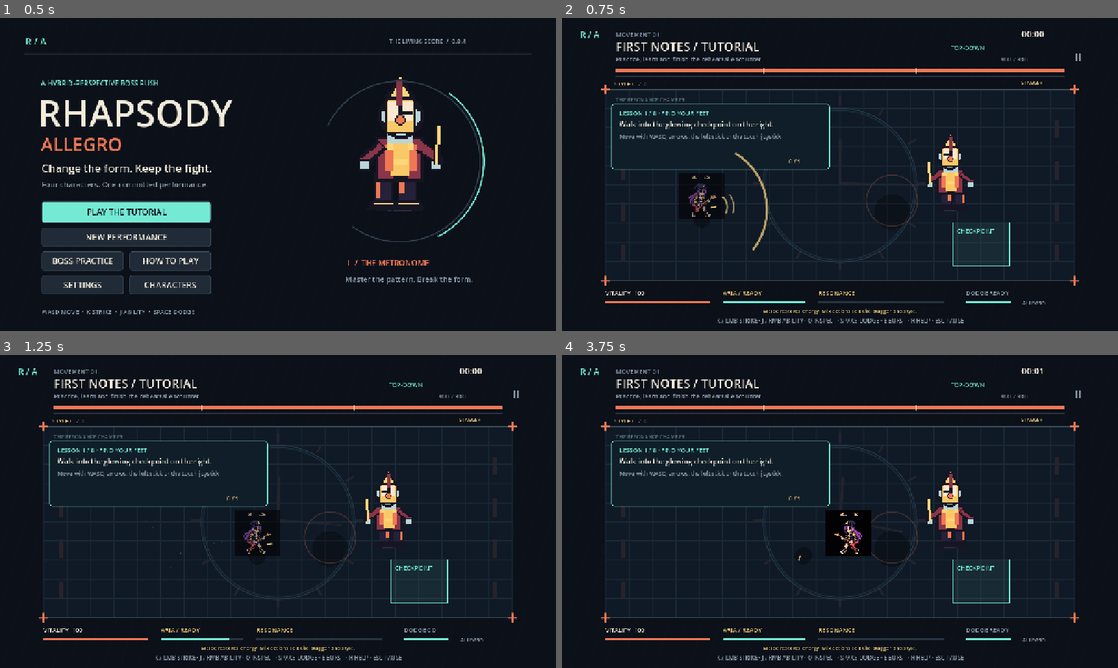
Above: before the commit, frames 1-4 (two rows, left to right).
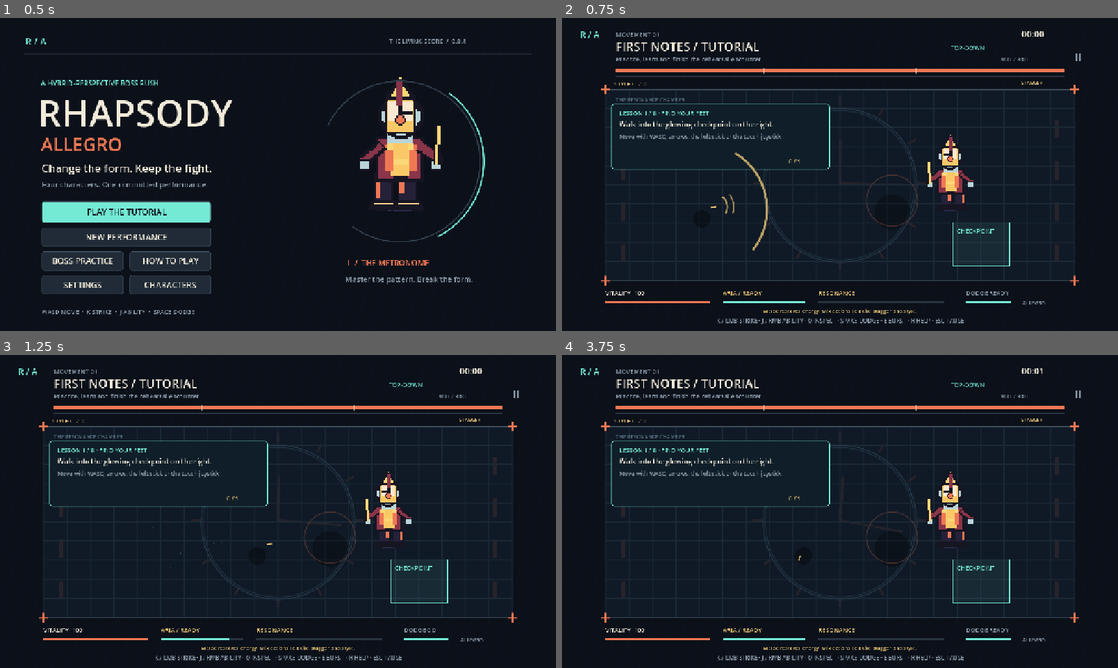
Above: after the commit, the same moments.

Repository: Unborne-Fetus/Rhapsody-Allegro
Game: Godot game, scene res://scenes/main.tscn
The game is run twice, just before and just after one commit, with the same random seed, the same clock (stepped at 60 frames per second) and the same inputs.
Inputs (mouse positions are in pixels of both pictures, inside the frame that each line leads up to):
- Up to frame 1 (0.5 s): no input
- Up to frame 2 (0.75 s): tap Enter at 0.5 s; move the mouse to (962, 158) at 0.52 s; hold D from 0.53 s (still down); tap Tab at 0.6 s; click (962, 158) at 0.67 s
- Up to frame 3 (1.25 s): keep holding D; tap Space at 0.77 s
- Up to frame 4 (3.75 s): release D at 1.25 s; drag from (728, 527) to (812, 574) at 1.27 s; move the mouse to (895, 442) at 2.02 s; hold D 2.03-2.75 s; tap P at 2.1 s; tap Space at 2.75 s; drag from (812, 574) to (673, 464) at 2.77 s; tap Enter at 3.5 s; move the mouse to (1006, 558) at 3.52 s; hold A from 3.53 s (still down); tap L at 3.6 s

Frame 1 is identical in both runs. In frame 2, 0.3% of the frame differs, in the area x 21-30%, y 49-65%; in frame 3, 0.3%; in frame 4, 1.2%, in the area x 47-56%, y 49-65%.
Error after the commit: Parse Error: Cannot infer the type of "completed" variable because the value doesn't have a set type. (res://scripts/pixel_performers.gd:17)

Commit message:
Pass 1: animate fast combos through all frames and support clean scaled pixel portraits

Diff:
--- a/scripts/pixel_performers.gd
+++ b/scripts/pixel_performers.gd
@@ -14,7 +14,8 @@
 	if g.hurt_animation > 0.0:
 		return 34 + int(g.elapsed*12.0)%2
 	if g.attack_animation > 0.0:
-		return 30 + clampi(int((0.36-g.attack_animation)*12.0),0,3)
+		var completed := 1.0-g.attack_animation/maxf(g.attack_visual_duration,0.01)
+		return 30 + clampi(int(completed*4.0),0,3)
 	if g.side:
 		if g.ground_grace <= 0.0 and absf(g.velocity.y)>35.0:
 			return 26 if g.velocity.y < -320.0 else (27 if g.velocity.y < 0.0 else (28 if g.velocity.y < 320.0 else 29))
@@ -44,19 +45,22 @@
 	if not moving: return 0
 	return 2 + posmod(frame,2)
 
-static func draw(g: Node2D,p: Vector2,character: int,frame: int,alpha: float = 1.0,flip: bool = false) -> void:
+static func draw(g: Node2D,p: Vector2,character: int,frame: int,alpha: float = 1.0,flip: bool = false,scale: float = 1.0) -> void:
 	var moving: bool = g.velocity.length()>35.0
 	var pose := pose_for(frame,moving)
 	var source := Rect2(float(clampi(character,0,3))*CELL.x,float(pose)*CELL.y,CELL.x,CELL.y)
 	# Boots align to the same collision/shadow origin across all frames.
-	var dest := Rect2(p+Vector2(-SIZE.x*0.5,-82),SIZE)
+	# Size the atlas without filtering it. Small preview sprites should sit
+	# fully inside cards rather than overlapping their title text.
+	var preview_size := SIZE*scale
+	var dest := Rect2(p+Vector2(-preview_size.x*0.5,-82.0*scale),preview_size)
 	if flip:
-		dest.position.x += SIZE.x
-		dest.size.x = -SIZE.x
+		dest.position.x += preview_size.x
+		dest.size.x = -preview_size.x
 	g.draw_texture_rect_region(ATLAS,dest,source,Color(1,1,1,alpha),false,true)
 
 static func player(g: Node2D,p: Vector2,character: int,alpha: float = 1.0) -> void:
 	draw(g,p,character,frame_for(g),alpha,g.facing.x<0.0)
 
-static func portrait(g: Node2D,p: Vector2,character: int) -> void:
-	draw(g,p,character,frame_for(g,true))
+static func portrait(g: Node2D,p: Vector2,character: int,scale: float = 1.0) -> void:
+	draw(g,p,character,frame_for(g,true),1.0,false,scale)
